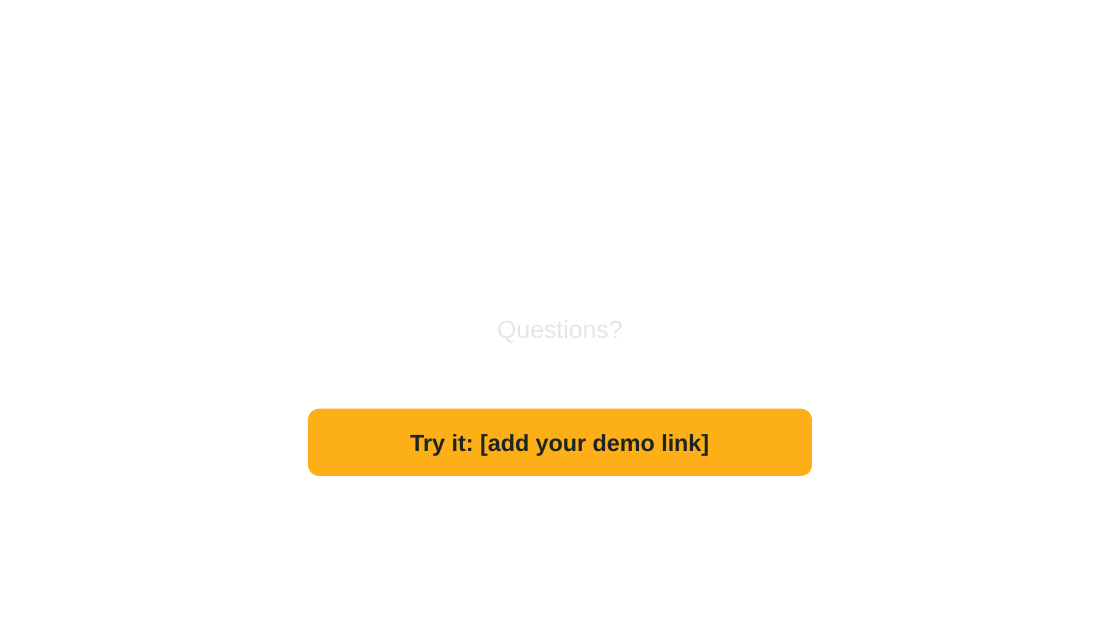
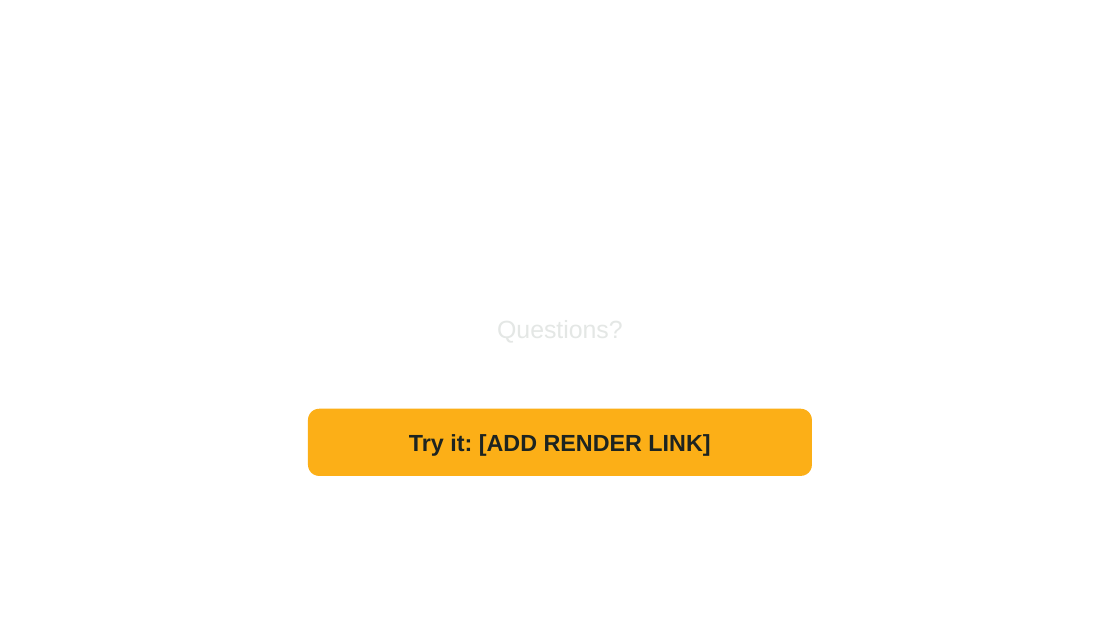
Before and after one commit to Ross-Business-Tech/Invest-Detroit-Project-1, a slide deck: slide 10 of docs/slides/Invest-Detroit-Copilot-Client-Deck.pptx (slide 14 before the commit). Drawn at 1120x630 pixels with LibreOffice and Linux fonts; fonts in the diff are those of the drawing; background and template pictures are left out. Boxes give left, top, right and bottom in pixels: in the first picture for what was removed or moved away, otherwise in the second. Text is boxed around its words. In the diff, an @@ line names an element or a change of style, - is before the commit and + after.

```diff
--- a/docs/slides/Invest-Detroit-Copilot-Client-Deck.pptx
+++ b/docs/slides/Invest-Detroit-Copilot-Client-Deck.pptx
@@ text at [409, 434, 710, 456]: text changed @@
-Try it: [add your demo link]
+Try it: [ADD RENDER LINK]
```
Also in this commit, not shown: 3 other slides changed, 2 slides added, 6 slides removed, 31 other files.
